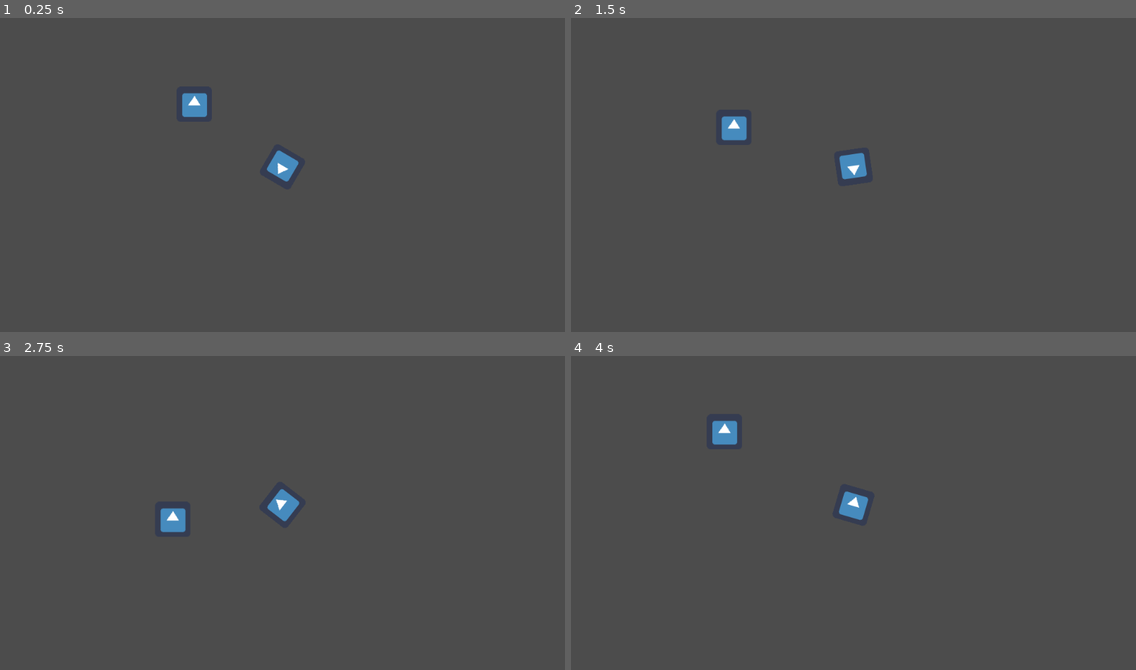
Above: before the commit, frames 1-4 (two rows, left to right).
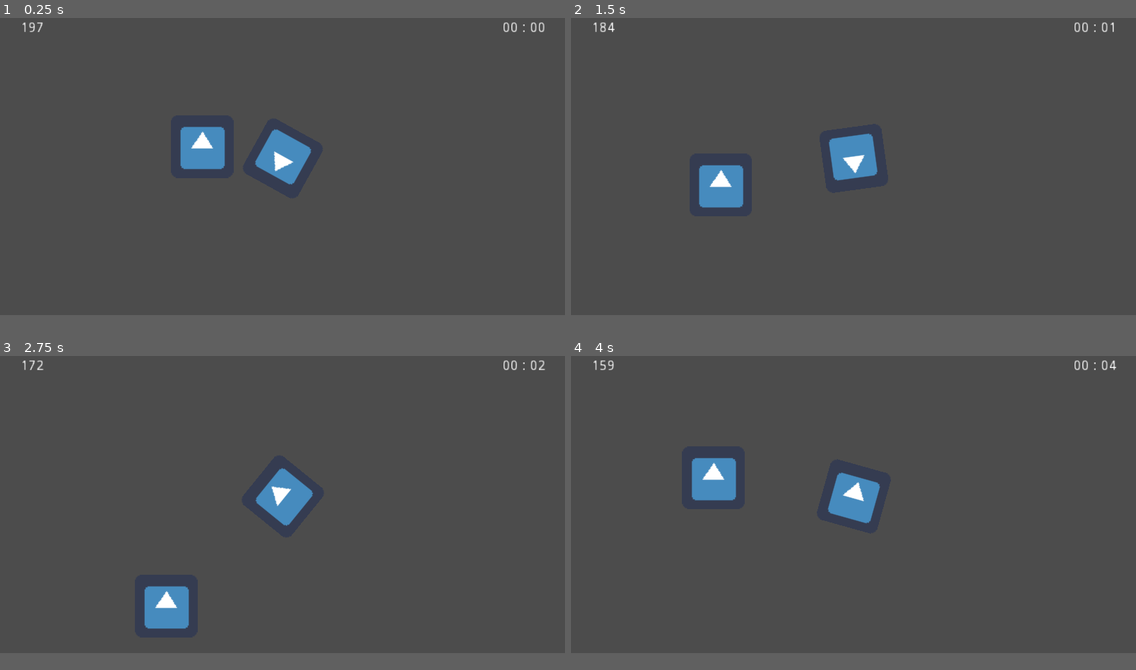
Above: after the commit, the same moments.

Repository: fanduin/animated-enigma
Game: Godot game, scene res://scenes/Main.tscn
Two runs of this game, one before a commit and one after it. Both use one fixed random seed, a clock stepped at 60 frames per second and the inputs below. Before the commit the project starts from res://Main.tscn. The engine's default icon, where the game draws it, is replaced by a stand-in: a white triangle on a blue panel in a dark square.
Inputs (mouse positions are in pixels of both pictures, inside the frame that each line leads up to):
- Up to frame 1 (0.25 s): no input
- Up to frame 2 (1.5 s): move the mouse to (977, 149) at 0.52 s; move the mouse to (740, 184) at 1.27 s
- Up to frame 3 (2.75 s): move the mouse to (339, 431) at 2.02 s
- Up to frame 4 (4 s): move the mouse to (825, 569) at 2.77 s; move the mouse to (1023, 553) at 3.52 s
In our replay, the window is 800x468 before the commit and 800x444 after it. These sizes can differ from the game's own. Grey fills any space a smaller window leaves; there, only what the larger window draws over its background counts as a difference.

The runs differ from the first frame. In frame 1, 2.4% of the frame differs, in the area x 4-97%, y 1-54%; in frame 2, 2.4%; in frame 3, 2.4%; in frame 4, 2.4%.

Commit message:
Speed now decays. Speed and time elapsed are now shown on screen.

Diff:
--- a/Main.tscn
+++ /dev/null
@@ -1,16 +0,0 @@
-[gd_scene load_steps=4 format=2]
-
-[ext_resource path="res://Player.tscn" type="PackedScene" id=1]
-[ext_resource path="res://Camera.gd" type="Script" id=2]
-[ext_resource path="res://icon.png" type="Texture" id=3]
-
-[node name="Main" type="Node2D"]
-
-[node name="Player" parent="." instance=ExtResource( 1 )]
-
-[node name="Camera" type="Node" parent="."]
-script = ExtResource( 2 )
-
-[node name="icon" type="Sprite" parent="."]
-position = Vector2( 297, 161 )
-texture = ExtResource( 3 )
--- a/Player.gd
+++ /dev/null
@@ -1,18 +0,0 @@
-extends KinematicBody2D
-
-signal move
-
-export (int) var speed = 200
-
-var velocity = Vector2()
-
-func _ready():
-	Input.set_mouse_mode(Input.MOUSE_MODE_CONFINED)
-
-func get_input():
-    look_at(get_global_mouse_position())
-    velocity = Vector2(speed, 0).rotated(rotation)
-
-func _physics_process(delta):
-    get_input()
-    velocity = move_and_slide(velocity)
--- a/project.godot
+++ b/project.godot
@@ -16,8 +16,17 @@
 [application]
 
 config/name="GMTK 2019"
-run/main_scene="res://Main.tscn"
+run/main_scene="res://scenes/Main.tscn"
 config/icon="res://icon.png"
+
+[display]
+
+window/size/width=576
+window/size/height=320
+window/size/test_width=1152
+window/size/test_height=640
+window/stretch/mode="2d"
+window/stretch/aspect="keep"
 
 [input]
 
--- /dev/null
+++ b/scenes/GUI.tscn
@@ -0,0 +1,29 @@
+[gd_scene format=2]
+
+[node name="GUI" type="CanvasLayer"]
+
+[node name="MarginContainer" type="MarginContainer" parent="."]
+anchor_right = 1.0
+margin_bottom = 14.0
+custom_constants/margin_right = 20
+custom_constants/margin_top = 20
+custom_constants/margin_left = 20
+custom_constants/margin_bottom = 20
+
+[node name="HBoxContainer" type="HBoxContainer" parent="MarginContainer"]
+margin_left = 20.0
+margin_top = 20.0
+margin_right = 556.0
+margin_bottom = 34.0
+
+[node name="Speed" type="Label" parent="MarginContainer/HBoxContainer"]
+margin_right = 496.0
+margin_bottom = 14.0
+size_flags_horizontal = 3
+text = "100"
+
+[node name="Time" type="Label" parent="MarginContainer/HBoxContainer"]
+margin_left = 500.0
+margin_right = 536.0
+margin_bottom = 14.0
+text = "00:00"
--- /dev/null
+++ b/scenes/Main.tscn
@@ -0,0 +1,22 @@
+[gd_scene load_steps=6 format=2]
+
+[ext_resource path="res://scenes/Player.tscn" type="PackedScene" id=1]
+[ext_resource path="res://scripts/Camera.gd" type="Script" id=2]
+[ext_resource path="res://icon.png" type="Texture" id=3]
+[ext_resource path="res://scenes/GUI.tscn" type="PackedScene" id=4]
+[ext_resource path="res://scripts/GUI.gd" type="Script" id=5]
+
+[node name="Main" type="Node2D"]
+
+[node name="Player" parent="." instance=ExtResource( 1 )]
+position = Vector2( 423, 197 )
+
+[node name="Camera" type="Node" parent="."]
+script = ExtResource( 2 )
+
+[node name="icon" type="Sprite" parent="."]
+position = Vector2( 297, 161 )
+texture = ExtResource( 3 )
+
+[node name="GUI" parent="." instance=ExtResource( 4 )]
+script = ExtResource( 5 )
--- a/Player.tscn
+++ b/scenes/Player.tscn
@@ -1,7 +1,8 @@
 [gd_scene load_steps=4 format=2]
 
-[ext_resource path="res://Player.gd" type="Script" id=1]
+[ext_resource path="res://scripts/Player.gd" type="Script" id=1]
 [ext_resource path="res://icon.png" type="Texture" id=2]
+
 
 [sub_resource type="RectangleShape2D" id=1]
 extents = Vector2( 32.0121, 31.4942 )
--- /dev/null
+++ b/scripts/GUI.gd
@@ -0,0 +1,21 @@
+extends CanvasLayer
+
+var time_start = 0
+var time_now = 0
+
+onready var player = get_node("../Player")
+onready var speed_label = get_node("MarginContainer/HBoxContainer/Speed")
+onready var time_label = get_node("MarginContainer/HBoxContainer/Time")
+
+func _ready():
+	time_start = OS.get_unix_time()
+	set_process(true)
+	print(player.position.x)
+
+func _process(delta):
+	time_now = OS.get_unix_time()
+	var elapsed = time_now - time_start
+	var minutes = elapsed / 60
+	var seconds = elapsed % 60
+	speed_label.text = "%d" % player.speed
+	time_label.text = "%02d : %02d" % [minutes, seconds]
--- /dev/null
+++ b/scripts/Player.gd
@@ -0,0 +1,20 @@
+extends KinematicBody2D
+
+export (int) var max_speed = 200
+export (int) var min_speed = 10
+export (int) var speed_decay = 10
+
+var velocity = Vector2()
+onready var speed = max_speed
+
+func _ready():
+	Input.set_mouse_mode(Input.MOUSE_MODE_CONFINED)
+
+func get_input():
+	look_at(get_global_mouse_position())
+	velocity = Vector2(speed, 0).rotated(rotation)
+
+func _physics_process(delta):
+	get_input()
+	speed = clamp(speed - speed_decay * delta, min_speed, max_speed)
+	velocity = move_and_slide(velocity)
Renamed: Camera.gd -> scripts/Camera.gd
